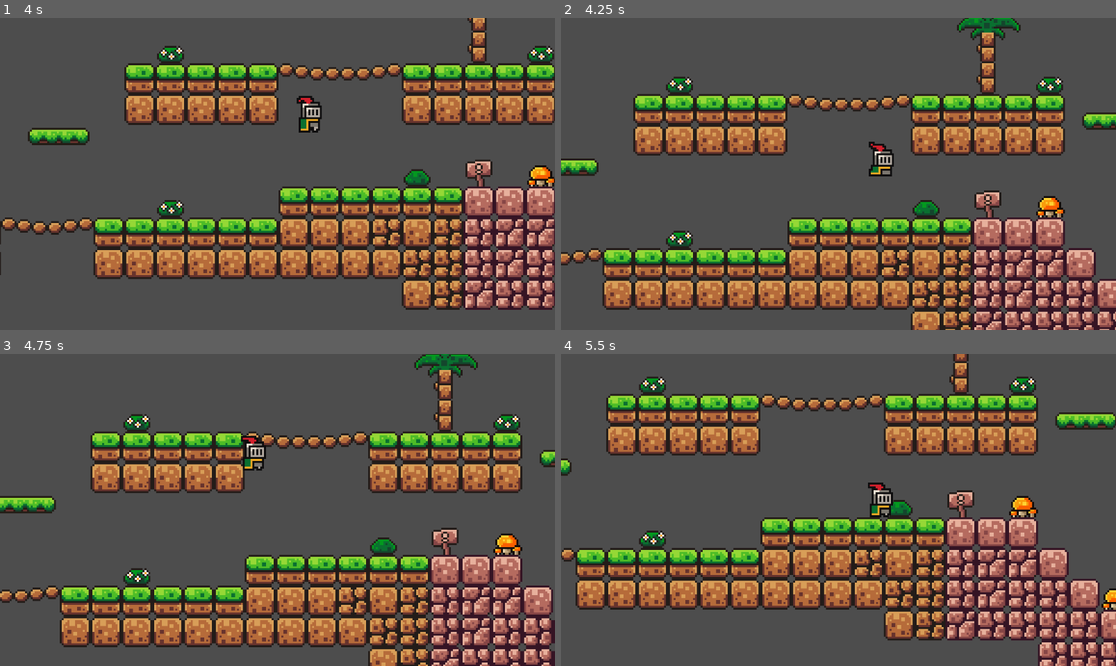
Above: before the commit, frames 1-4 (two rows, left to right).
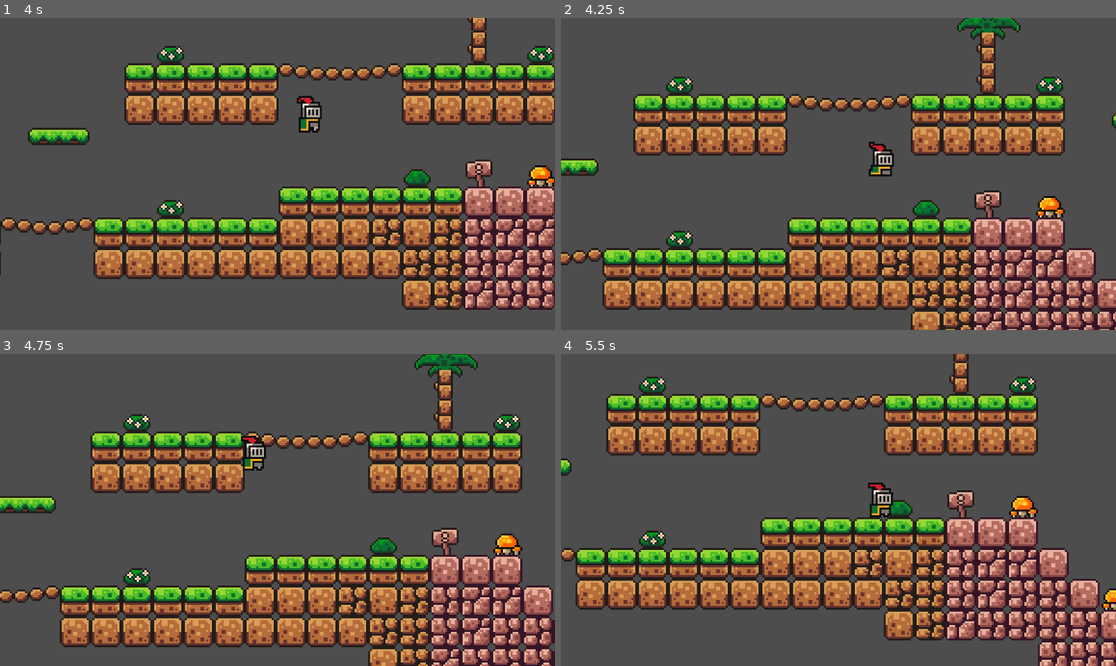
Above: after the commit, the same moments.

Repository: ScrambledOmelets/2nd_godot_tutorial
Game: Godot game, scene res://scenes/game.tscn
Same seed, same stepped clock (60 frames per second), same inputs: the game is played once before the commit and once after it.
Inputs:
- Up to frame 1 (4 s): tap Enter (ui_accept) at 0.5, 0.77, 1.52, 3.02, 3.77 s; hold Right (ui_right) 0.53-2.03 s; hold Left (ui_left) 2.03-2.78 s; hold Right (ui_right) from 2.78 s (still down)
- Up to frame 2 (4.25 s): keep holding Right (ui_right)
- Up to frame 3 (4.75 s): release Right (ui_right) at 4.28 s; hold Left (ui_left) from 4.28 s (still down); tap Enter (ui_accept) at 4.52 s
- Up to frame 4 (5.5 s): release Left (ui_left) at 5.03 s; hold Right (ui_right) from 5.03 s (still down)

Frame 1 is identical in both runs. In frame 2, 0.3% of the frame differs, in the area x 93-100%, y 30-36%; in frame 3, 0.1%; in frame 4, 0.6%, in the area x 89-100%, y 18-25%.

Commit message:
autoplat on platform

Diff:
--- a/scenes/game.tscn
+++ b/scenes/game.tscn
@@ -232,3 +232,4 @@
 libraries = {
 "": SubResource("AnimationLibrary_nbum4")
 }
+autoplay = "move"
